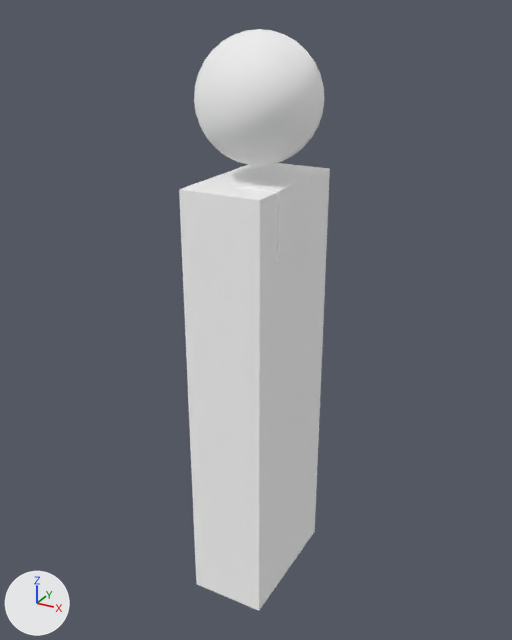
An edit to the glTF model content/resources/proxy/proxy.glb, drawn before and after from the same camera.
Rendered twice from a camera (50 mm lens) standing at (0.98, -1.801, 1.851) and looking at (-0.018, 0.012, 0.944). Arrows for +X, +Y and +Z are at lower left; the lights stay in place. The picture after the commit comes second. Where no turn or scale is listed for an object, it has been applied to the vertices.

Objects in the first picture: 'ProxyMesh'.
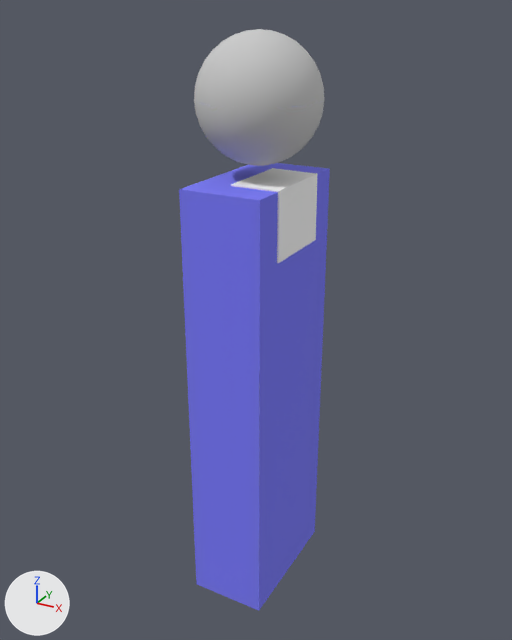
Location of each change, (x1, y1, x2, y2) in pixels of the pictures (512 x 640 px):
'ProxyMesh', surface changed (white to blue): (179, 29, 330, 611) in both

Edits to the bpy script that builds the scene:
```text
Add img_albedo:
    img_albedo = load_image('Albedo', '_unpacked/Albedo', 1024, 1024, 'sRGB')
Change mat_m_body:
    remove mat_m_body.base_color = (1.0, 1.0, 1.0)  # white #ffffff
    mat_m_body.metallic: 1.0 -> 0.0
    add mat_m_body.texture = img_albedo
```
